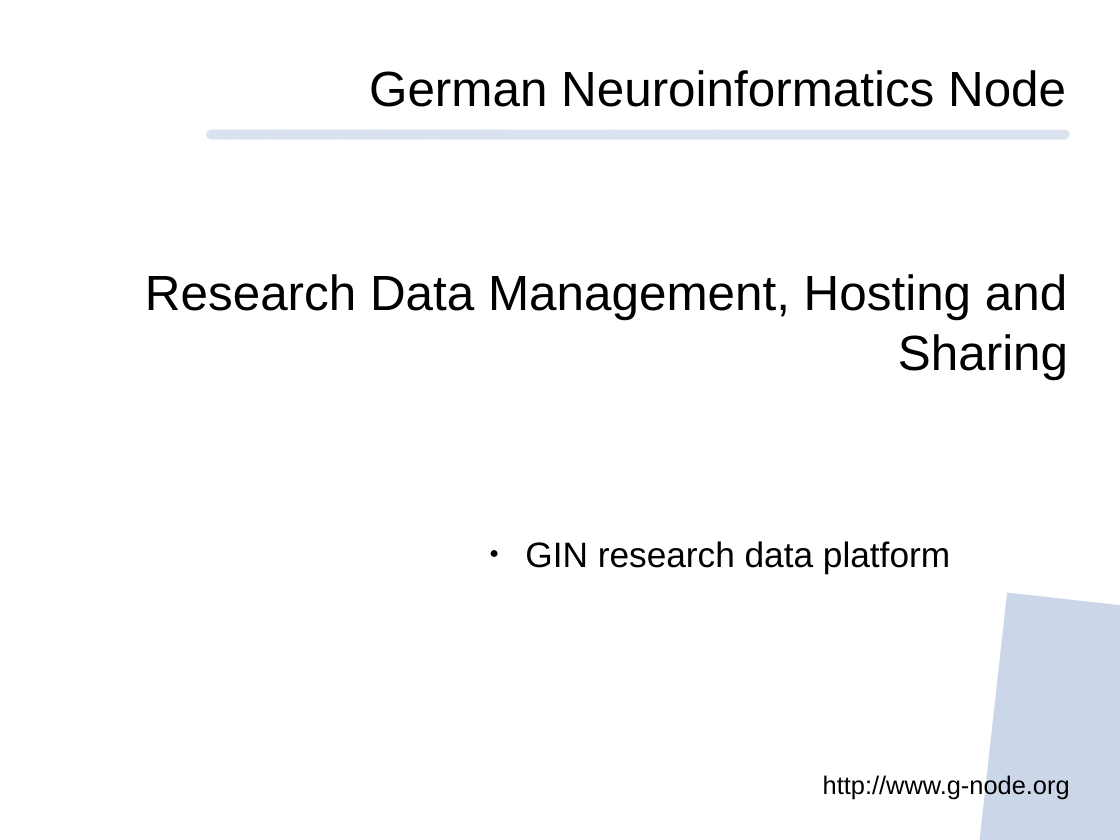
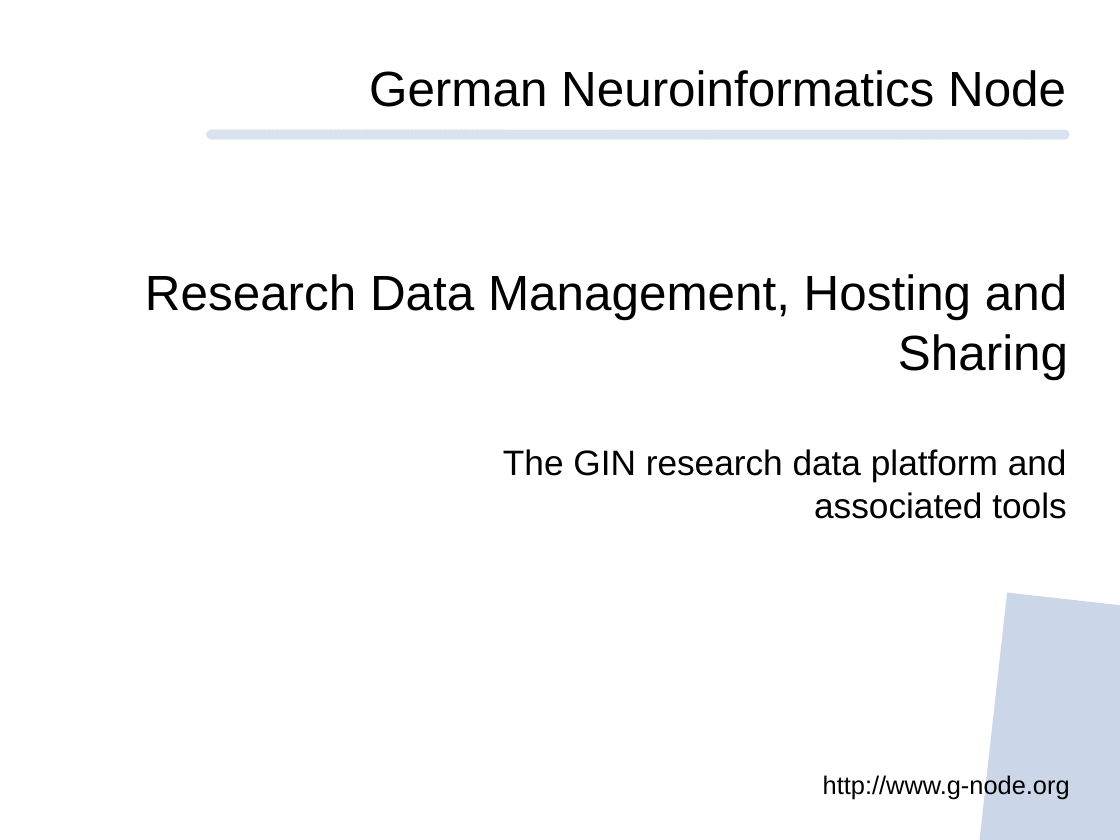
Before and after one commit to mpsonntag/prespost, a slide deck: slide 1 of 202209_INCF_online/202209_INCF_Online_GIN.odp. Drawn at 1120x840 pixels with LibreOffice and Linux fonts; fonts in the diff are those of the drawing; background and template pictures are left out. Boxes give left, top, right and bottom in pixels: in the first picture for what was removed or moved away, otherwise in the second. Text is boxed around its words. In the diff, an @@ line names an element or a change of style, - is before the commit and + after.

```diff
--- a/202209_INCF_online/202209_INCF_Online_GIN.odp
+++ b/202209_INCF_online/202209_INCF_Online_GIN.odp
@@ text at [503, 449, 1067, 519]: text changed @@
-● GIN research data platform
+The GIN research data platform and associated tools
```
Also in this commit, not shown: 5 other slides changed, 2 slides added.
